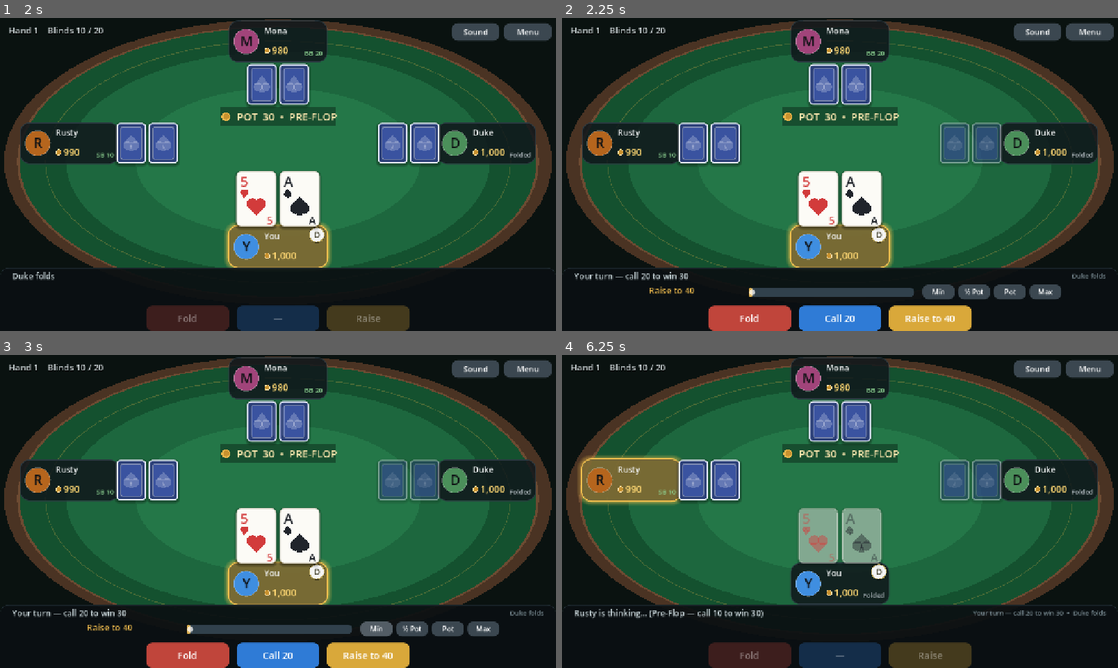
Above: before the commit, frames 1-4 (two rows, left to right).
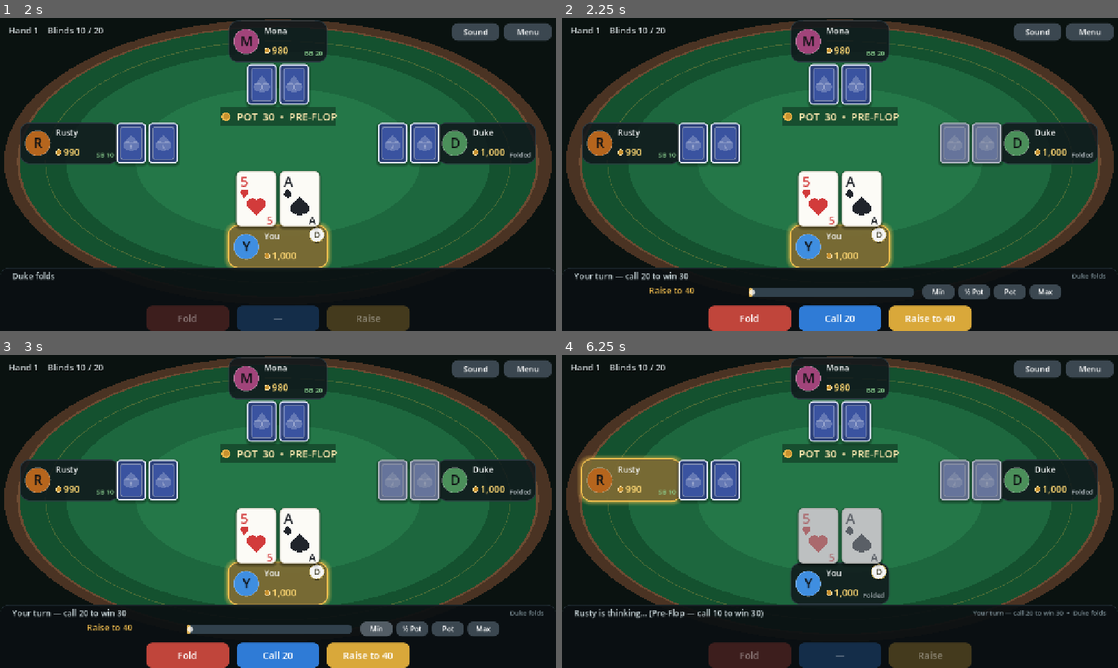
Above: after the commit, the same moments.

Repository: steve-hewitt/holdem-holdup
Game: Godot game, scene res://scenes/main.tscn
Same seed, same stepped clock (60 frames per second), same inputs: the game is played once before the commit and once after it.
Inputs (mouse positions are in pixels of both pictures, inside the frame that each line leads up to):
- Up to frame 1 (2 s): click "DEAL ME IN" at 0.5 s; tap Enter at 1.25 s; move the mouse to (400, 158) at 1.27 s; hold Up from 1.28 s (still down); hold Shift from 1.28 s (still down); click (400, 158) at 1.42 s; tap Space at 1.52, 1.82 s
- Up to frame 2 (2.25 s): release Up at 2 s; release Shift at 2 s; drag from (728, 190) to (812, 237) at 2.02 s
- Up to frame 3 (3 s): click "Min" at 2.75 s
- Up to frame 4 (6.25 s): click "½ Pot" at 3.5 s; click "Pot" at 4.25 s; click "Max" at 5 s; click "Fold" at 5.75 s

Frame 1 is identical in both runs. In frame 2, 1.4% of the frame differs, in the area x 68-79%, y 33-47%; in frame 3, 1.4%; in frame 4, 3.5%, in the area x 42-79%, y 33-68%.

Commit message:
Folded cards go opaque-faded; recap rows show bare numbers
- CardView gains a dimmed flag that mutes its palette toward gray
  instead of modulate alpha, so overlapping pips/borders/plates stop
  double-darkening; refresh_all and deal paths wire it for folded hands
- Showdown recap amounts are plain numbers: winner's gross paid in
  green, everyone else's chips put in, no +/- signs; title keeps who
  gets it
- Tests: dimmed-is-opaque assertions and exact bare-number row strings

Diff:
--- a/scripts/ui/card_view.gd
+++ b/scripts/ui/card_view.gd
@@ -7,6 +7,18 @@
 var face_up: bool = false
 var highlighted: bool = false
 var accent: Color = Color("#e8b64c")
+## Opaque fade (e.g. folded hands). Implemented as muted palette colors
+## rather than modulate alpha so overlapping shapes never double-darken.
+var dimmed: bool = false
+
+const FACE_BG := Color("#fcfbf6")
+const FACE_BORDER := Color("#d9d4c6")
+const BACK_BG := Color("#2b3f78")
+const BACK_BORDER := Color("#e9edff")
+const BACK_INNER_BG := Color("#3a53a0")
+const BACK_INNER_BORDER := Color(1, 1, 1, 0.35)
+const DIM_MIX := Color("#8a8f96")
+const DIM_AMOUNT := 0.55
 
 var _face_style: StyleBoxFlat
 var _back_style: StyleBoxFlat
@@ -18,24 +30,24 @@
 func _init() -> void:
 	mouse_filter = Control.MOUSE_FILTER_IGNORE
 	_face_style = StyleBoxFlat.new()
-	_face_style.bg_color = Color("#fcfbf6")
-	_face_style.border_color = Color("#d9d4c6")
+	_face_style.bg_color = FACE_BG
+	_face_style.border_color = FACE_BORDER
 	_face_style.set_border_width_all(2)
 	_face_style.shadow_color = Color(0, 0, 0, 0.35)
 	_face_style.shadow_size = 6
 	_face_style.shadow_offset = Vector2(0, 3)
 
 	_back_style = StyleBoxFlat.new()
-	_back_style.bg_color = Color("#2b3f78")
-	_back_style.border_color = Color("#e9edff")
+	_back_style.bg_color = BACK_BG
+	_back_style.border_color = BACK_BORDER
 	_back_style.set_border_width_all(3)
 	_back_style.shadow_color = Color(0, 0, 0, 0.35)
 	_back_style.shadow_size = 6
 	_back_style.shadow_offset = Vector2(0, 3)
 
 	_back_inner = StyleBoxFlat.new()
-	_back_inner.bg_color = Color("#3a53a0")
-	_back_inner.border_color = Color(1, 1, 1, 0.35)
+	_back_inner.bg_color = BACK_INNER_BG
+	_back_inner.border_color = BACK_INNER_BORDER
 	_back_inner.set_border_width_all(2)
 
 	_hl_style = StyleBoxFlat.new()
@@ -53,6 +65,29 @@
 func set_highlight(value: bool) -> void:
 	highlighted = value
 	queue_redraw()
+
+
+func set_dimmed(value: bool) -> void:
+	if dimmed == value:
+		return
+	dimmed = value
+	_face_style.bg_color = _tone(FACE_BG)
+	_face_style.border_color = _tone(FACE_BORDER)
+	_back_style.bg_color = _tone(BACK_BG)
+	_back_style.border_color = _tone(BACK_BORDER)
+	_back_inner.bg_color = _tone(BACK_INNER_BG)
+	_back_inner.border_color = _tone(BACK_INNER_BORDER)
+	queue_redraw()
+
+
+## Push a color toward neutral gray (keeping its alpha) for the dimmed
+## palette. Fully opaque, so overlaps stay clean.
+func _tone(c: Color) -> Color:
+	if not dimmed:
+		return c
+	var m := c.lerp(DIM_MIX, DIM_AMOUNT)
+	m.a = c.a
+	return m
 
 
 func _notification(what: int) -> void:
@@ -88,7 +123,7 @@
 
 
 func _draw_face(rect: Rect2) -> void:
-	var color := card.color()
+	var color := _tone(card.color())
 	var font := get_theme_default_font()
 	var rank_size := int(size.y * 0.26)
 	var corner_suit_r := size.y * 0.075
@@ -113,7 +148,7 @@
 func _draw_back(rect: Rect2) -> void:
 	var inset := rect.grow(-size.x * 0.13)
 	draw_style_box(_back_inner, inset)
-	_draw_suit(rect.get_center(), size.y * 0.20, Card.SUIT_SPADES, Color(1, 1, 1, 0.22))
+	_draw_suit(rect.get_center(), size.y * 0.20, Card.SUIT_SPADES, _tone(Color(1, 1, 1, 0.22)))
 
 
 func _draw_suit(center: Vector2, r: float, suit: int, color: Color) -> void:
--- a/scripts/ui/table_view.gd
+++ b/scripts/ui/table_view.gd
@@ -392,7 +392,8 @@
 				cv.visible = true
 				cv.set_card(p.hole[k], p.is_human or _revealed(p))
 				cv.position = _hole_slots[i][k] - cv.size * 0.5
-				cv.modulate = Color(1, 1, 1, 0.45) if p.folded else Color(1, 1, 1, 1)
+				cv.modulate = Color.WHITE
+				cv.set_dimmed(p.folded)
 			else:
 				cv.visible = false
 	# Community
@@ -1070,6 +1071,7 @@
 	cv.position = DECK_ORIGIN * size - cv.size * 0.5
 	cv.scale = Vector2(0.3, 0.3)
 	cv.modulate = Color.WHITE
+	cv.set_dimmed(false)
 	cv.set_card(card, game.players[pid].is_human)
 	SoundBank.play("deal", randf_range(0.92, 1.08))
 	var t := create_tween()
@@ -1245,15 +1247,15 @@
 	amount_label.add_theme_font_size_override("font_size", 18)
 	amount_label.horizontal_alignment = HORIZONTAL_ALIGNMENT_RIGHT
 	amount_label.mouse_filter = Control.MOUSE_FILTER_IGNORE
-	# Gross chip movement only: winners show what the pot paid them, losers
-	# show what they put in.
+	# Gross chip movement as bare numbers: what the winner is paid, and
+	# what everyone else put in. Color and the title say who gets it.
 	var gross: int = int(r.get("gross", r.get("amount", 0)))
 	var lost: int = int(r.get("committed", 0))
 	if r.get("won", false):
-		amount_label.text = "+%s" % _fmt(gross)
+		amount_label.text = _fmt(gross)
 		amount_label.add_theme_color_override("font_color", Color("#8fd694"))
 	elif lost > 0:
-		amount_label.text = "-%s" % _fmt(lost)
+		amount_label.text = _fmt(lost)
 		amount_label.add_theme_color_override("font_color", Color("#e07060"))
 	else:
 		amount_label.text = "—"
--- a/test/test_exposure_ui.gd
+++ b/test/test_exposure_ui.gd
@@ -78,3 +78,40 @@
 	var cv: CardView = table._community_views[3]
 	assert_true(cv.visible)
 	assert_true(cv.face_up, "runout river arrives face-up")
+
+
+func test_folded_cards_dim_opaque() -> void:
+	var table := _make_table()
+	var game := _make_exposed_game()
+	game.players[2].hole = [Card.new(9, 0), Card.new(9, 1)]
+	table.set_game(game)
+	table.refresh_all()
+	var folded_cv: CardView = table._hole_views[2][0]
+	assert_true(folded_cv.dimmed, "folded hole reads dimmed")
+	assert_eq(folded_cv.modulate, Color.WHITE, "dim is opaque, never alpha")
+	var live_cv: CardView = table._hole_views[0][0]
+	assert_false(live_cv.dimmed)
+	assert_eq(live_cv.modulate, Color.WHITE)
+
+
+func test_recap_rows_show_bare_numbers() -> void:
+	var table := _make_table()
+	var game := _make_exposed_game()
+	game.community = [Card.new(5, 0), Card.new(9, 1), Card.new(12, 2)]
+	game.showdown_results = [
+		{"player": 0, "name": "One Pair", "detail": "Pair of 9s",
+			"hole": [Card.new(9, 3), Card.new(4, 0)], "best5": [],
+			"won": true, "revealed": true, "gross": 920, "committed": 450},
+		{"player": 1, "name": "High Card", "detail": "Ace-high",
+			"hole": [Card.new(14, 2), Card.new(7, 0)], "best5": [],
+			"won": false, "revealed": true, "gross": 0, "committed": 450},
+	]
+	table.set_game(game)
+	table._refresh_result_panel()
+	var amounts: Array = []
+	for row in table._result_rows.get_children():
+		if row is HBoxContainer:
+			amounts.append((row.get_child(1) as Label).text)
+	assert_eq(amounts, ["920", "450"])
+	for text in amounts:
+		assert_false("+" in text or text.begins_with("-"), "no signs: %s" % text)
